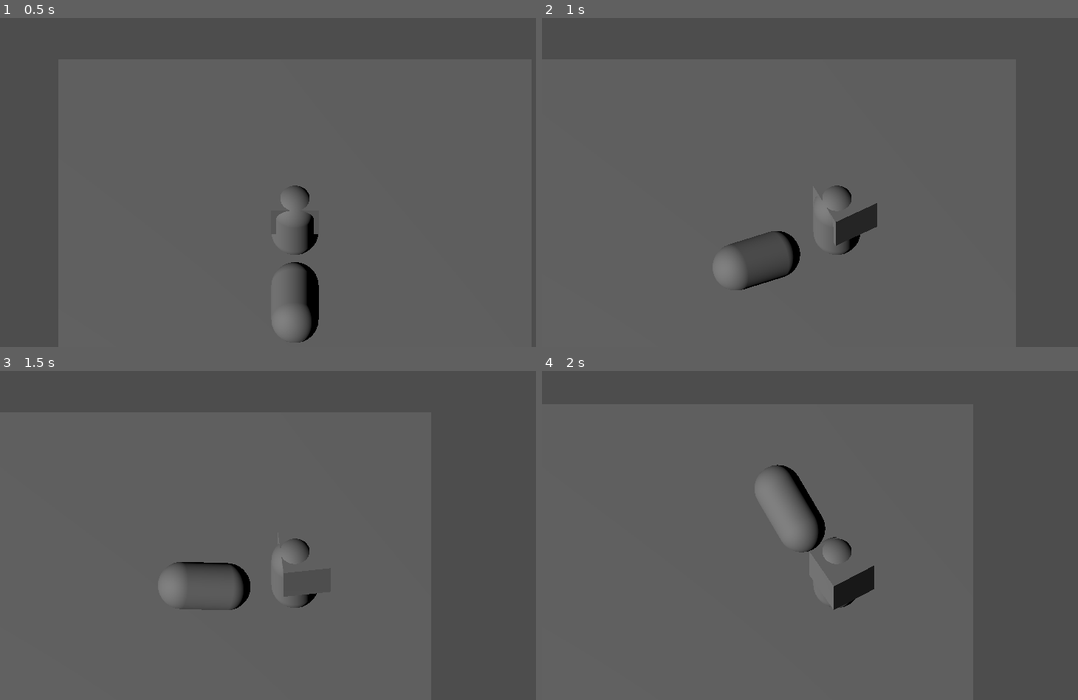
Above: before the commit, frames 1-4 (two rows, left to right).
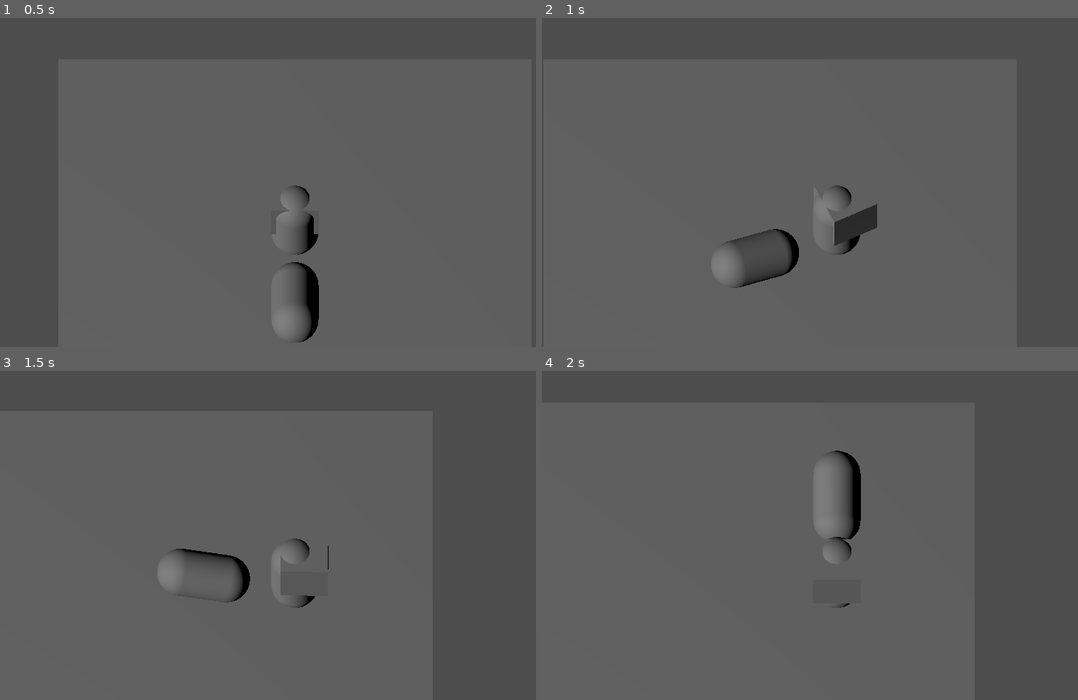
Above: after the commit, the same moments.

Repository: NekDuk/nuclear-winter
Game: Godot game, scene res://core/base_world.tscn
Two runs of this game, one before a commit and one after it. Both use one fixed random seed, a clock stepped at 60 frames per second and the inputs below.
Inputs (mouse positions are in pixels of both pictures, inside the frame that each line leads up to):
- Up to frame 1 (0.5 s): no input
- Up to frame 2 (1 s): tap Enter at 0.5 s; move the mouse to (965, 166) at 0.52 s; hold D (move_right) from 0.53 s (still down); hold Right mouse button (aim) from 0.53 s (still down); tap Middle mouse button (camera_rotate) at 0.8 s
- Up to frame 3 (1.5 s): move the mouse to (176, 551) at 1.27 s; release D (move_right) at 1.28 s; release Right mouse button (aim) at 1.28 s; hold S (move_back) from 1.28 s (still down); tap Middle mouse button (camera_rotate) at 1.35 s
- Up to frame 4 (2 s): keep holding S (move_back); right-click (718, 551) at 1.55 s

Frame 1 is identical in both runs. In frame 2, 0.3% of the frame differs, in the area x 34-63%, y 53-83%; in frame 3, 0.9%; in frame 4, 3.1%, in the area x 39-62%, y 24-73%.

Commit message:
fixed strafing issues

Diff:
--- a/entities/player/camera_controller.gd
+++ b/entities/player/camera_controller.gd
@@ -1,8 +1,10 @@
 extends Node3D
 class_name CameraController
 
+@onready var _player := get_parent() as CharacterBody3D
 @onready var _camera := $Camera as Camera3D
 @onready var _controller := $"../Controller" as PlayerController
+
 @export var _mouse_sensitivity := .001
 @export var _smooth_speed := 10.0
 var _yaw := 0.0
@@ -13,7 +15,7 @@
 @export var _min_size := 3.0
 @export var _max_size := 20.0
 @export var _zoom_step := 1.5
-@export var _zoom_speed := 10.0 # interpolation speed
+@export var _zoom_speed := 10.0
 
 var _target_size:= 7.0
 var _offset: Vector3
@@ -21,7 +23,7 @@
 func _ready() -> void:
 	_target_size = _camera.size
 	set_as_top_level(true)
-	_offset =  _camera.global_position - _controller.global_position
+	_offset = _camera.global_position - _player.global_position
 
 func _snap_angle(current_yaw_radians: float, snap_angle_degrees: float) -> float:
 	var current_degrees = rad_to_deg(current_yaw_radians)
@@ -33,43 +35,37 @@
 
 	var ray_origin = _camera.project_ray_origin(mouse_pos)
 	var ray_dir = _camera.project_ray_normal(mouse_pos)
-	var floor_plane = Plane(Vector3.UP, _controller.global_position.y)
+	var floor_plane = Plane(Vector3.UP, _player.global_position.y)
 	var intersection = floor_plane.intersects_ray(ray_origin, ray_dir)
 
 	if intersection:
 		return intersection
 
-	push_warning("Mouse hit no object, cant get real world space")
 	return Vector3.ZERO
 
 func _unhandled_input(event: InputEvent) -> void:
-	# zoom
 	if event.is_action_pressed("zoom_in"):
 		_target_size = clamp(_target_size - _zoom_step, _min_size, _max_size)
 	elif event.is_action_pressed("zoom_out"):
 		_target_size = clamp(_target_size + _zoom_step, _min_size, _max_size)
 
-	# scrolling
 	if event is InputEventMouseMotion:
 		if Input.is_action_pressed("camera_rotate"):
-
 			_yaw += event.relative.x * _mouse_sensitivity
 
 	if Input.is_action_just_released("camera_rotate"):
-		# Snap the target yaw to the nearest 45 degrees
 		_yaw = _snap_angle(_yaw, 45.0)
 
+func _process(delta: float) -> void:
 	if Input.is_action_pressed("aim"):
 		_controller.start_aim(_get_mouse_real_world())
-
-	if Input.is_action_just_released("aim"):
+	elif Input.is_action_just_released("aim"):
 		_controller.stop_aim()
 
+	# Camera tracking
+	global_position = _player.global_position + _offset
 
-func _process(delta: float) -> void:
-	# follow cam
-	global_position = _controller.global_position + _offset
-	# rotation
+	# Rotation math
 	var current_rot: Quaternion = global_basis.get_rotation_quaternion()
 	var target_rot: Quaternion = Quaternion.from_euler(Vector3(0, _yaw, 0))
 	var blended_rot: Quaternion = current_rot.slerp(target_rot, _smooth_speed * delta)
@@ -77,14 +73,13 @@
 	_camera.rotation_degrees = Vector3(_pitch, 0, 0)
 	global_basis = Basis(blended_rot)
 
-	# zoom
+	# Zoom scaling
 	if not is_equal_approx(_camera.size, _target_size):
 		_camera.size = move_toward(_camera.size, _target_size, _zoom_speed * delta)
 
 	_update_movement_vectors()
 
 func _update_movement_vectors() -> void:
-	# snap angles to axis
 	var current_degrees = wrapf(rad_to_deg(_yaw), 0, 360)
 	var snapped_degrees = floorf(current_degrees / 90) * 90
 	var forward_angle := Quaternion.from_euler(Vector3(0, deg_to_rad(snapped_degrees), 0))
--- a/entities/player/player_controller.gd
+++ b/entities/player/player_controller.gd
@@ -54,16 +54,18 @@
 		if _aiming:
 			turn_towards_target(delta)
 
-			var dot = -_player.basis.z.dot(move_dir.normalized())
-			var forward_vel = forward_dir * speed
-			var right_vel = right_dir * speed
+			var move_dir_norm = move_dir.normalized()
+			var raw_velocity = move_dir_norm * speed
 
+			var dot = -_player.basis.z.dot(move_dir_norm)
+
+			var penalty := 1.0
 			if dot < _forward_cutoff and dot > -_forward_cutoff:
-				right_vel *= _strafe_penalty
+				penalty = _strafe_penalty
 			elif dot < -_forward_cutoff:
-				forward_vel *= _back_penalty
+				penalty = _back_penalty
 
-			_player.velocity = forward_vel + right_vel
+			_player.velocity = raw_velocity * penalty
 		else:
 			_target_position = _player.global_position + move_dir
 			turn_towards_target(delta)
@@ -75,7 +77,6 @@
 	else:
 		if _aiming:
 			turn_towards_target(delta)
-		# Added * delta here to fix frame-rate independence
 		_player.velocity = _player.velocity.move_toward(Vector3.ZERO, _stop_speed * delta)
 
 	_player.move_and_slide()
